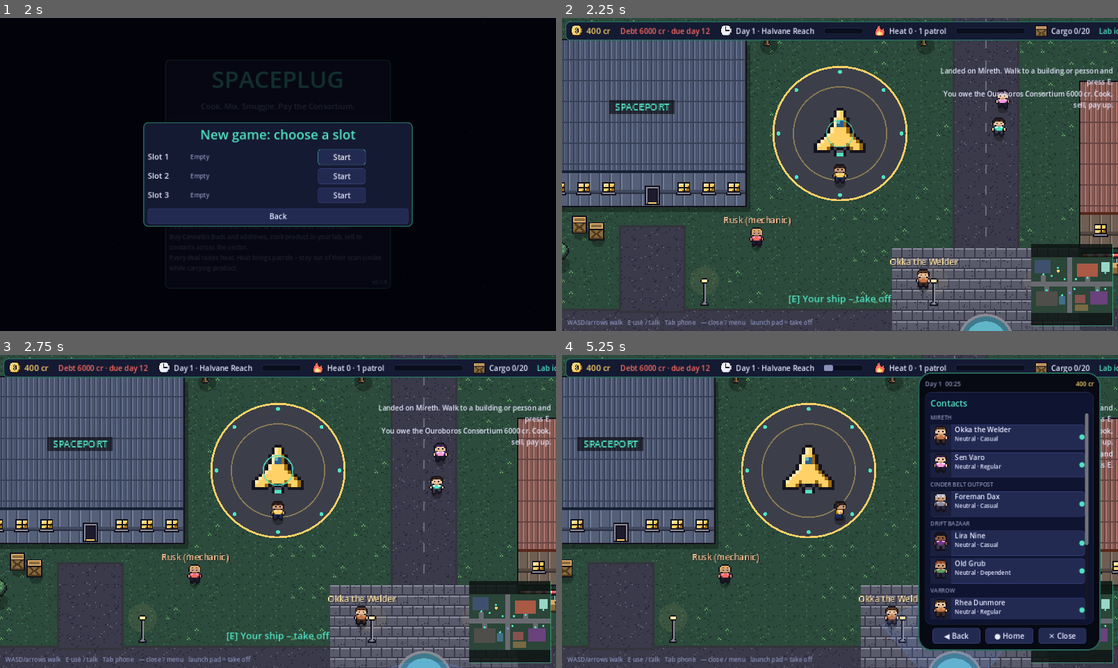
Above: before the commit, frames 1-4 (two rows, left to right).
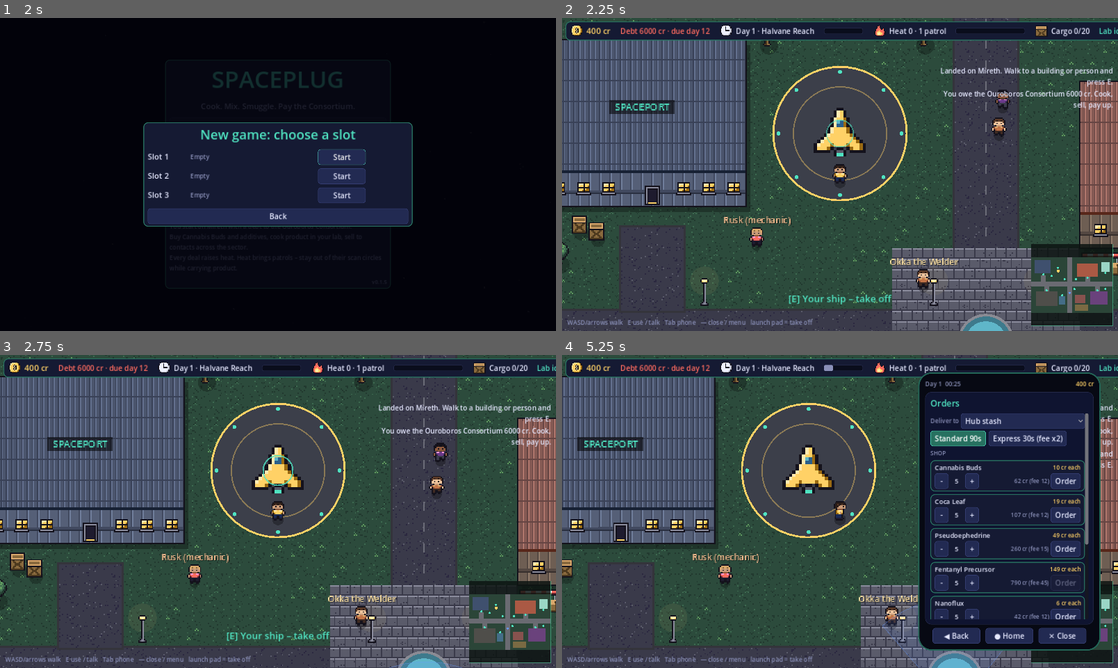
Above: after the commit, the same moments.

Repository: EyaLinus/Spaceplug2D
Game: Godot game, scene res://scenes/main.tscn
Same seed, same stepped clock (60 frames per second), same inputs: the game is played once before the commit and once after it.
Inputs (mouse positions are in pixels of both pictures, inside the frame that each line leads up to):
- Up to frame 1 (2 s): click "New game" at 0.5 s; click "New game" at 1.25 s
- Up to frame 2 (2.25 s): click "Start" at 2 s
- Up to frame 3 (2.75 s): no input
- Up to frame 4 (5.25 s): tap E (interact) at 2.75 s; move the mouse to (962, 495) at 2.77 s; hold D (move_right) 2.78-3.5 s; hold E (interact) 2.78-3.5 s; click (962, 495) at 2.92 s; tap Tab (phone) at 3.05 s; click (1006, 436) at 3.52 s; click (1023, 420) at 4.25 s, where only the run after the commit has a clickable "Hub stash"; click (956, 439) at 5 s, where only the run after the commit has a clickable "Standard 90s"

Frame 1 is identical in both runs. In frame 2, 0.1% of the frame differs, in the area x 77-81%, y 23-38%; in frame 3, 0.1%; in frame 4, 13%, in the area x 66-95%, y 14-85%.

Commit message:
feat(phone): Market & Orders app with delivery to stash or estate (A3)
Co-Authored-By: Claude Sonnet 5.5 <noreply@anthropic.com>
Claude-Session: https://claude.ai/code/session_018X6QsNyzucqLZA8xJxAqWR

Diff:
--- a/data/content.json
+++ b/data/content.json
@@ -246,5 +246,10 @@
     "refiner": {"cost": 550, "size": [2, 2]},
     "pack_table": {"cost": 250, "size": [2, 1]}
   },
+  "orders": {
+    "markup": 0.35, "fee_pct": 0.06, "fee_min": 12, "express_fee_mult": 2.0,
+    "seconds": {"standard": 90, "express": 30}, "far_seconds": 60,
+    "max_qty": 40, "max_open": 6, "cancel_refund": 0.8
+  },
   "estate_refund": 0.5
 }
--- a/scripts/autoload/audio_manager.gd
+++ b/scripts/autoload/audio_manager.gd
@@ -91,7 +91,7 @@
 		"docked": play("dock")
 		"undocked": play("undock")
 		"busted": play("bust")
-		"lab_done": play("lab_done")
+		"lab_done", "order_delivered": play("lab_done")
 		"upgraded": play("upgrade")
 
 
--- a/scripts/core/game.gd
+++ b/scripts/core/game.gd
@@ -9,6 +9,7 @@
 const Mixing = preload("res://scripts/core/mixing.gd")
 const Production = preload("res://scripts/core/production.gd")
 const People = preload("res://scripts/core/people.gd")
+const Orders = preload("res://scripts/core/orders.gd")
 const SAVE_VERSION := 1
 
 var data: Dictionary
@@ -33,6 +34,10 @@
 var state: String = "playing"  ## playing | won | lost
 var stats: Dictionary = {"earned": 0, "units_sold": 0, "busts": 0, "batches": 0}
 var estates: Dictionary = {}  ## owned estate id -> {"buildings": [{"id": station id, "x": int, "y": int}]}
+var orders: Array = []  ## open phone orders in transit (see orders.gd)
+var order_seq: int = 0
+var estate_stock: Dictionary = {}  ## estate id -> item -> qty delivered there, unloaded by collect_stash() inside
+var orders_unseen: int = 0  ## deliveries since the Orders app was last opened (runtime only)
 var inside_estate: String = ""  ## owned estate the player is standing in (runtime only): cooking happens there
 
 
@@ -58,6 +63,10 @@
 	state = "playing"
 	stats = {"earned": 0, "units_sold": 0, "busts": 0, "batches": 0}
 	estates = {}
+	orders = []
+	order_seq = 0
+	estate_stock = {}
+	orders_unseen = 0
 	demand = {}
 	for loc in data.locations:
 		demand[loc] = {}
@@ -228,6 +237,7 @@
 	_set_heat(heat - decay)
 	_tick_lab(dt)
 	_tick_demand(dt)
+	Orders.tick(self)
 	while day_time >= day_seconds():
 		day_time -= day_seconds()
 		_new_day()
@@ -436,6 +446,8 @@
 func collect_stash() -> Dictionary:
 	if not lab_here():
 		return _fail("Your stash is at the hub.")
+	if estates.has(inside_estate):
+		Orders.unload_estate(self, inside_estate)
 	if stash.is_empty():
 		return _fail("Stash is empty.")
 	var moved := 0
@@ -635,6 +647,7 @@
 		"lab_queue": lab_queue.duplicate(true), "demand": demand.duplicate(true),
 		"contact_ready_at": contact_ready_at.duplicate(), "people": people.duplicate(true), "upgrades": upgrades.duplicate(),
 		"state": state, "stats": stats.duplicate(), "rng_state": str(rng.state), "estates": estates.duplicate(true),
+		"orders": orders.duplicate(true), "order_seq": order_seq, "estate_stock": estate_stock.duplicate(true),
 	}
 
 
@@ -675,6 +688,7 @@
 			for b in d.estates[e].get("buildings", []):
 				list.append({"id": str(b.id), "x": int(b.x), "y": int(b.y)})
 			estates[e] = {"buildings": list}
+	Orders.from_save(self, d)
 	if d.has("rng_state"):
 		rng.state = int(d.rng_state)
 
--- /dev/null
+++ b/scripts/core/orders.gd
@@ -0,0 +1,152 @@
+extends RefCounted
+## Market & Orders (phone app): order raws and additives from anywhere, pay cost + delivery fee up front, goods
+## arrive after a delivery time in the hub stash or in an estate you own. Walk-in markets stay cheaper (no markup,
+## no fee). Rules in content.json "orders"; state on Game: `orders` (open), `estate_stock` (estate id -> item -> qty),
+## `orders_unseen` (deliveries since the phone app was last opened, runtime only). Pure functions on a Game.
+##
+## order = {id, item, qty, dest ("stash" or estate id), due (Game.total_time), cost, fee, express}
+
+
+static func rules(g) -> Dictionary:
+	return g.data.get("orders", {})
+
+
+## Everything that can be ordered: raws first, then additives. [{item, name, kind}]
+static func catalog(g) -> Array:
+	var r: Array = []
+	for k in g.data.raws:
+		r.append({"item": k, "name": g.data.raws[k].name, "kind": "raw"})
+	for k in g.data.additives:
+		r.append({"item": k, "name": g.data.additives[k].name, "kind": "additive"})
+	return r
+
+
+## Phone unit price: the cheapest walk-in price anywhere plus the markup. -1 for unknown items.
+static func unit_price(g, item: String) -> int:
+	var best := -1
+	for loc in g.data.locations:
+		var p: int = g.buy_price(item, loc)
+		if p >= 0 and (best < 0 or p < best):
+			best = p
+	if best < 0:
+		return -1
+	return maxi(best + 1, int(ceil(best * (1.0 + float(rules(g).markup)))))
+
+
+## Where goods can be sent: the hub stash and every estate you own. [{id, name}]
+static func destinations(g) -> Array:
+	var r: Array = [{"id": "stash", "name": "Hub stash"}]
+	for e in g.estates:
+		r.append({"id": e, "name": g.data.estates[e].name})
+	return r
+
+
+static func dest_name(g, dest: String) -> String:
+	if dest == "stash":
+		return "Hub stash"
+	return str(g.data.estates.get(dest, {}).get("name", "Hub stash"))
+
+
+static func quote(g, item: String, qty: int, dest: String, express: bool) -> Dictionary:
+	var rl := rules(g)
+	var unit := unit_price(g, item)
+	if unit < 0:
+		return {"ok": false, "msg": "Not on the market."}
+	if qty <= 0:
+		return {"ok": false, "msg": "Nothing to order."}
+	if qty > int(rl.max_qty):
+		return {"ok": false, "msg": "At most %d per order." % int(rl.max_qty)}
+	if dest != "stash" and not g.estates.has(dest):
+		return {"ok": false, "msg": "You don't own that estate."}
+	var cost := unit * qty
+	var fee := maxi(int(rl.fee_min), int(ceil(cost * float(rl.fee_pct))))
+	var secs := float(rl.seconds.standard)
+	if express:
+		fee = int(ceil(fee * float(rl.express_fee_mult)))
+		secs = float(rl.seconds.express)
+	if dest != "stash" and g.loc_system(g.data.estates[dest].location) != g.loc_system(str(g.data.start.location)):
+		secs += float(rl.far_seconds)
+	return {"ok": true, "msg": "", "unit": unit, "cost": cost, "fee": fee, "total": cost + fee, "seconds": secs}
+
+
+static func place(g, item: String, qty: int, dest: String, express: bool) -> Dictionary:
+	if g.state != "playing":
+		return {"ok": false, "msg": "Game over."}
+	var q := quote(g, item, qty, dest, express)
+	if not q.ok:
+		return q
+	if g.orders.size() >= int(rules(g).max_open):
+		return {"ok": false, "msg": "Too many open orders (%d)." % int(rules(g).max_open)}
+	if q.total > g.credits:
+		return {"ok": false, "msg": "Not enough credits."}
+	g.credits -= q.total
+	g.order_seq += 1
+	g.orders.append({
+		"id": g.order_seq, "item": item, "qty": qty, "dest": dest, "due": g.total_time + q.seconds,
+		"cost": q.cost, "fee": q.fee, "express": express,
+	})
+	g._emit("ordered", {"item": item, "qty": qty, "dest": dest, "total": q.total})
+	return {"ok": true, "msg": "Ordered %d %s for %d cr (fee %d), arrives in %ds." % [qty, g.item_name(item), q.total, q.fee, int(q.seconds)]}
+
+
+## Cancel an order in transit: the goods are refunded (cancel_refund), the fee is lost.
+static func cancel(g, id: int) -> Dictionary:
+	for i in g.orders.size():
+		if int(g.orders[i].id) == id:
+			var o: Dictionary = g.orders[i]
+			var back := int(round(int(o.cost) * float(rules(g).cancel_refund)))
+			g.credits += back
+			g.orders.remove_at(i)
+			g._emit("order_cancelled", {"id": id})
+			return {"ok": true, "msg": "Order cancelled, %d cr refunded." % back}
+	return {"ok": false, "msg": "No such order."}
+
+
+## Called from Game.tick: hands over everything that is due.
+static func tick(g) -> void:
+	if g.orders.is_empty():
+		return
+	var rest: Array = []
+	for o in g.orders:
+		if float(o.due) > g.total_time:
+			rest.append(o)
+			continue
+		var dest := str(o.dest)
+		var bag: Dictionary = g.stash
+		if dest != "stash" and g.estates.has(dest):
+			if not g.estate_stock.has(dest):
+				g.estate_stock[dest] = {}
+			bag = g.estate_stock[dest]
+		else:
+			dest = "stash"
+		g._add(bag, str(o.item), int(o.qty))
+		g.orders_unseen += 1
+		g._emit("order_delivered", {"item": o.item, "qty": int(o.qty), "dest": dest})
+	g.orders = rest
+
+
+## Moves the stock waiting in an estate into the hub stash so collect_stash() can load it (you must stand inside).
+static func unload_estate(g, estate_id: String) -> void:
+	var bag: Dictionary = g.estate_stock.get(estate_id, {})
+	for k in bag.keys():
+		g._add(g.stash, k, int(bag[k]))
+	g.estate_stock.erase(estate_id)
+
+
+static func from_save(g, d: Dictionary) -> void:
+	g.orders = []
+	for o in d.get("orders", []):
+		var item := str(o.get("item", ""))
+		if g.data.raws.has(item) or g.data.additives.has(item):
+			g.orders.append({
+				"id": int(o.id), "item": item, "qty": int(o.qty), "dest": str(o.dest), "due": float(o.due),
+				"cost": int(o.cost), "fee": int(o.fee), "express": bool(o.get("express", false)),
+			})
+	g.order_seq = int(d.get("order_seq", 0))
+	for o in g.orders:
+		g.order_seq = maxi(g.order_seq, int(o.id))
+	g.estate_stock = {}
+	var es: Dictionary = d.get("estate_stock", {})
+	for e in es:
+		if g.estates.has(e):
+			g.estate_stock[e] = g._int_dict(es[e])
--- a/scripts/ui/hud.gd
+++ b/scripts/ui/hud.gd
@@ -178,6 +178,8 @@
 	match kind:
 		"lab_done":
 			show_toast("Lab: %d × %s ready in your stash." % [p.qty, g.item_name(p.product)])
+		"order_delivered":
+			show_toast("Delivery: %d × %s arrived (%s)." % [p.qty, g.item_name(p.item), "stash" if p.dest == "stash" else g.data.estates[p.dest].name])
 		"new_day":
 			show_toast("Day %d begins. %d days until the Consortium collects." % [p.day, maxi(0, g.debt_due_day - p.day + 1)] if g.debt > 0 else "Day %d begins." % p.day)
 		"rumour":
--- /dev/null
+++ b/scripts/ui/phone/apps/orders_app.gd
@@ -0,0 +1,160 @@
+extends "res://scripts/ui/phone/phone_app.gd"
+## Market & Orders: order raws and additives from anywhere. Pick a destination (hub stash or an owned estate) and
+## standard or express delivery, set the amount per item and order. Open orders show a countdown and can be
+## cancelled. Rules and numbers live in scripts/core/orders.gd and content.json "orders".
+
+const Orders = preload("res://scripts/core/orders.gd")
+
+var _dest := "stash"
+var _express := false
+var _qty := {}  ## item -> amount selected
+var _notice := ""
+
+
+func _init() -> void:
+	id = "orders"
+	title = "Orders"
+	icon = "app_orders"
+	tint = Color("#f2b84b")
+
+
+func badge(g) -> int:
+	return g.orders_unseen
+
+
+func home(g, _phone) -> Control:
+	g.orders_unseen = 0
+	if not g.estates.has(_dest) and _dest != "stash":
+		_dest = "stash"
+	var v := VBoxContainer.new()
+	v.add_theme_constant_override("separation", 6)
+	v.add_child(_options(g))
+	if _notice != "":
+		var n := UI.label(_notice, 13, UI.WARN)
+		n.name = "OrdersNotice"
+		n.autowrap_mode = TextServer.AUTOWRAP_WORD_SMART
+		v.add_child(n)
+	if not g.orders.is_empty():
+		v.add_child(UI.label("IN TRANSIT", 13, UI.MUTED))
+		for o in g.orders:
+			v.add_child(_order_row(g, o))
+	v.add_child(UI.label("SHOP", 13, UI.MUTED))
+	for e in Orders.catalog(g):
+		v.add_child(_shop_row(g, e))
+	var tip := UI.label("Walk-in markets are cheaper but you have to be there.", 12, UI.MUTED)
+	tip.autowrap_mode = TextServer.AUTOWRAP_WORD_SMART
+	v.add_child(tip)
+	return v
+
+
+func _options(g) -> Control:
+	var box := VBoxContainer.new()
+	box.add_theme_constant_override("separation", 4)
+	var row := HBoxContainer.new()
+	row.add_child(UI.label("Deliver to", 14, UI.MUTED))
+	var ob := OptionButton.new()
+	ob.name = "OrdersDest"
+	ob.size_flags_horizontal = Control.SIZE_EXPAND_FILL
+	var sel := 0
+	var dests := Orders.destinations(g)
+	for i in dests.size():
+		ob.add_item(dests[i].name, i)
+		ob.set_item_metadata(i, dests[i].id)
+		if dests[i].id == _dest:
+			sel = i
+	ob.select(sel)
+	ob.item_selected.connect(func(i):
+		_dest = str(ob.get_item_metadata(i))
+		_notice = ""
+		_refresh_soon())
+	row.add_child(ob)
+	box.add_child(row)
+	var speed := HBoxContainer.new()
+	speed.add_theme_constant_override("separation", 6)
+	var rl := Orders.rules(g)
+	var std := UI.button("Standard %ds" % int(rl.seconds.standard), func():
+		_express = false
+		_refresh_soon(), 0)
+	std.name = "OrdersStandard"
+	std.toggle_mode = true
+	std.button_pressed = not _express
+	var expb := UI.button("Express %ds (fee x%s)" % [int(rl.seconds.express), str(rl.express_fee_mult)], func():
+		_express = true
+		_refresh_soon(), 0)
+	expb.name = "OrdersExpress"
+	expb.toggle_mode = true
+	expb.button_pressed = _express
+	speed.add_child(std)
+	speed.add_child(expb)
+	box.add_child(speed)
+	return box
+
+
+func _shop_row(g, e: Dictionary) -> Control:
+	var item: String = e.item
+	var n: int = clampi(int(_qty.get(item, 5)), 1, int(Orders.rules(g).max_qty))
+	_qty[item] = n
+	var q := Orders.quote(g, item, n, _dest, _express)
+	var panel := PanelContainer.new()
+	var col := VBoxContainer.new()
+	col.add_theme_constant_override("separation", 2)
+	panel.add_child(col)
+	var top := HBoxContainer.new()
+	var name_l := UI.label(e.name, 15)
+	name_l.size_flags_horizontal = Control.SIZE_EXPAND_FILL
+	top.add_child(name_l)
+	top.add_child(UI.label("%d cr each" % Orders.unit_price(g, item), 13, UI.GOLD))
+	col.add_child(top)
+	var bot := HBoxContainer.new()
+	bot.add_theme_constant_override("separation", 4)
+	var minus := UI.button("-", func():
+		_qty[item] = maxi(1, int(_qty[item]) - (5 if Input.is_key_pressed(KEY_SHIFT) else 1))
+		_refresh_soon(), 32)
+	minus.name = "OrderMinus_" + item
+	bot.add_child(minus)
+	var cnt := UI.label(str(n), 15)
+	cnt.custom_minimum_size.x = 30
+	cnt.horizontal_alignment = HORIZONTAL_ALIGNMENT_CENTER
+	bot.add_child(cnt)
+	var plus := UI.button("+", func():
+		_qty[item] = mini(int(Orders.rules(g).max_qty), int(_qty[item]) + (5 if Input.is_key_pressed(KEY_SHIFT) else 1))
+		_refresh_soon(), 32)
+	plus.name = "OrderPlus_" + item
+	bot.add_child(plus)
+	var tot := UI.label(("%d cr (fee %d)" % [q.total, q.fee]) if q.ok else str(q.msg), 13, UI.MUTED)
+	tot.size_flags_horizontal = Control.SIZE_EXPAND_FILL
+	tot.horizontal_alignment = HORIZONTAL_ALIGNMENT_RIGHT
+	bot.add_child(tot)
+	var buy := UI.button("Order", func():
+		var r := Orders.place(g, item, int(_qty[item]), _dest, _express)
+		_notice = str(r.msg)
+		AudioManager.play("buy" if r.ok else "error")
+		_refresh_soon(), 64)
+	buy.name = "Order_" + item
+	buy.disabled = not q.ok or int(q.total) > g.credits
+	bot.add_child(buy)
+	col.add_child(bot)
+	return panel
+
+
+func _order_row(g, o: Dictionary) -> Control:
+	var row := HBoxContainer.new()
+	row.name = "Transit_%d" % int(o.id)
+	row.add_theme_constant_override("separation", 6)
+	var left := maxi(0, int(ceil(float(o.due) - g.total_time)))
+	var l := UI.label("%d x %s -> %s%s" % [int(o.qty), g.item_name(o.item), Orders.dest_name(g, o.dest), " (express)" if o.express else ""], 13)
+	l.size_flags_horizontal = Control.SIZE_EXPAND_FILL
+	l.autowrap_mode = TextServer.AUTOWRAP_WORD_SMART
+	row.add_child(l)
+	row.add_child(UI.label("%ds" % left, 13, UI.ACCENT))
+	var c := UI.button("Cancel", func():
+		_notice = str(Orders.cancel(g, int(o.id)).msg)
+		_refresh_soon(), 0)
+	c.name = "OrderCancel_%d" % int(o.id)
+	row.add_child(c)
+	return row
+
+
+## Screens rebuild after a game event; most clicks change only local state, so ask the phone to redraw.
+func _refresh_soon() -> void:
+	EventBus.game_event.emit("orders_ui", {})
--- a/scripts/ui/phone/registry.gd
+++ b/scripts/ui/phone/registry.gd
@@ -3,6 +3,7 @@
 
 const APPS := [
 	preload("res://scripts/ui/phone/apps/contacts_app.gd"),
+	preload("res://scripts/ui/phone/apps/orders_app.gd"),
 ]
 
 
--- a/tests/run_tests.gd
+++ b/tests/run_tests.gd
@@ -7,6 +7,7 @@
 const Mixing = preload("res://scripts/core/mixing.gd")
 const Production = preload("res://scripts/core/production.gd")
 const People = preload("res://scripts/core/people.gd")
+const Orders = preload("res://scripts/core/orders.gd")
 const ArtReg = preload("res://scripts/core/art.gd")
 
 var data: Dictionary
@@ -22,6 +23,8 @@
 		"test_art_registry",
 		"test_police_on_foot",
 		"test_estates",
+		"test_orders",
+		"test_orders_save",
 		"test_mixing_rules",
 		"test_buy_and_cargo_limit",
 		"test_lab_batch",
@@ -269,6 +272,100 @@
 	check(not g.lab_here(), "outside the estate no lab")
 
 
+func test_orders() -> void:
+	var rules: Dictionary = data.orders
+	for k in ["markup", "fee_pct", "fee_min", "express_fee_mult", "seconds", "far_seconds", "max_qty", "max_open", "cancel_refund"]:
+		check(rules.has(k), "orders rule %s exists" % k)
+	check(float(rules.seconds.express) < float(rules.seconds.standard), "express is faster")
+	var g := new_game()
+	g.credits = 5000
+	var cat: Array = Orders.catalog(g)
+	check(cat.size() == data.raws.size() + data.additives.size(), "catalog lists every raw and additive")
+	for e in cat:
+		var walk_in := 999999
+		for loc in data.locations:
+			var p: int = g.buy_price(e.item, loc)
+			if p >= 0:
+				walk_in = mini(walk_in, p)
+		check(Orders.unit_price(g, e.item) > walk_in, "%s is dearer by phone than walking in" % e.item)
+	check(Orders.unit_price(g, "nope") < 0, "unknown item has no price")
+	var q: Dictionary = Orders.quote(g, "cannabis", 10, "stash", false)
+	check(q.ok and q.total == q.cost + q.fee and q.fee >= int(rules.fee_min), "quote adds a fee: %s" % [q])
+	var qx: Dictionary = Orders.quote(g, "cannabis", 10, "stash", true)
+	check(qx.fee > q.fee and qx.seconds < q.seconds, "express costs more and arrives sooner")
+	check(not Orders.quote(g, "cannabis", 0, "stash", false).ok, "zero quantity refused")
+	check(not Orders.quote(g, "cannabis", int(rules.max_qty) + 1, "stash", false).ok, "over max quantity refused")
+	check(not Orders.quote(g, "cannabis", 5, "cannery_annex", false).ok, "can't deliver to an estate you don't own")
+	check(not Orders.quote(g, "nope", 5, "stash", false).ok, "unknown item refused")
+	# order from anywhere (even in flight); the goods come later
+	g.location = ""
+	var before: int = g.credits
+	var r: Dictionary = Orders.place(g, "cannabis", 10, "stash", false)
+	check(r.ok and g.credits == before - q.total, "ordering charges cost + fee")
+	check(g.orders.size() == 1 and g.stash.get("cannabis", 0) == 0, "goods are not there yet")
+	g.tick(float(rules.seconds.standard) - 1.0)
+	check(g.orders.size() == 1, "still in transit")
+	g.tick(2.0)
+	check(g.orders.is_empty() and g.stash.get("cannabis", 0) == 10, "delivered to the stash")
+	check(g.orders_unseen == 1, "delivery counted as unseen")
+	# estate delivery lands in the estate, collected when you stand inside
+	g.credits = 20000
+	g.location = "mireth"
+	g.buy_estate("cannery_annex")
+	g.location = ""
+	check(Orders.destinations(g).size() == 2, "stash plus the owned estate")
+	var far: Dictionary = Orders.quote(g, "nanoflux", 5, "cannery_annex", false)
+	check(far.ok, "estate destination accepted")
+	check(Orders.place(g, "nanoflux", 5, "cannery_annex", true).ok, "order to the estate")
+	g.tick(float(rules.seconds.express) + 1.0)
+	check(int(g.estate_stock.get("cannery_annex", {}).get("nanoflux", 0)) == 5, "arrived in the estate stock")
+	g.stash = {}
+	g.inside_estate = "cannery_annex"
+	check(g.collect_stash().ok and g.cargo.get("nanoflux", 0) == 5 and g.estate_stock.get("cannery_annex", {}).is_empty(), "collect unloads the estate stock into the hold")
+	g.inside_estate = ""
+	# limits, funds, cancel
+	g.credits = 5
+	check(not Orders.place(g, "cannabis", 10, "stash", false).ok, "not enough credits")
+	g.credits = 5000
+	for i in int(rules.max_open):
+		check(Orders.place(g, "nanoflux", 1, "stash", false).ok, "order %d" % i)
+	check(not Orders.place(g, "nanoflux", 1, "stash", false).ok, "too many open orders")
+	var first: Dictionary = g.orders[0]
+	before = g.credits
+	check(Orders.cancel(g, int(first.id)).ok and g.orders.size() == int(rules.max_open) - 1, "cancel removes the order")
+	check(g.credits == before + int(round(int(first.cost) * float(rules.cancel_refund))), "cancel refunds the goods minus the fee")
+	check(not Orders.cancel(g, 9999).ok, "unknown order can't be cancelled")
+
+
+func test_orders_save() -> void:
+	var g := new_game()
+	g.credits = 5000
+	Orders.place(g, "cannabis", 6, "stash", false)
+	g.estates["cannery_annex"] = {"buildings": []}
+	g.estate_stock = {"cannery_annex": {"nanoflux": 3}}
+	var json := JSON.stringify(g.to_dict())
+	var h := Game.new()
+	h.from_dict(data, JSON.parse_string(json))
+	check(h.orders.size() == 1 and int(h.orders[0].qty) == 6 and h.orders[0].dest == "stash", "open orders survive save/load")
+	check(int(h.estate_stock.cannery_annex.nanoflux) == 3, "estate stock survives save/load")
+	check(JSON.stringify(h.to_dict()) == json, "save with orders is stable")
+	h.tick(500.0)
+	check(h.stash.get("cannabis", 0) == 6, "restored order still delivers")
+	var d := new_game().to_dict()
+	d.erase("orders")
+	d.erase("estate_stock")
+	var old := Game.new()
+	old.from_dict(data, d)
+	check(old.orders.is_empty() and old.estate_stock.is_empty(), "old saves load without orders")
+	# a saved order for an estate that no longer exists is dropped, goods go to the stash
+	var d2 := new_game().to_dict()
+	d2.orders = [{"id": 1, "item": "cannabis", "qty": 2, "dest": "ghost_estate", "due": 5.0, "cost": 20, "fee": 12, "express": false}]
+	var h2 := Game.new()
+	h2.from_dict(data, d2)
+	h2.tick(10.0)
+	check(h2.stash.get("cannabis", 0) == 2, "unknown destination falls back to the stash")
+
+
 func test_mixing_rules() -> void:
 	check(Mixing.traits_for(data, "weed", []) == ["glow"], "plain weed has glow")
 	# nanoflux turns glow into radiant and adds overclock
--- a/tools/ui_smoke.gd
+++ b/tools/ui_smoke.gd
@@ -121,6 +121,44 @@
 	await key(KEY_ESCAPE)
 	_assert(not m.phone.visible and not gs.paused, "Esc from home closes the phone without pausing")
 	step("com-phone contacts")
+
+	# Market & Orders: order from the phone, goods arrive after the delivery time, cancel refunds
+	var credits_start: int = g.credits
+	g.credits = maxi(g.credits, 500)
+	await key(KEY_TAB)
+	var otile: Button = m.phone.find_child("App_orders", true, false)
+	_assert(otile != null, "orders app tile")
+	otile.pressed.emit()
+	await frames(2)
+	_assert(m.phone.current_title() == "Orders", "orders app opens")
+	var plus: Button = m.phone.find_child("OrderPlus_cannabis", true, false)
+	plus.pressed.emit()
+	await frames(2)
+	var stash_before: int = int(g.stash.get("cannabis", 0))
+	var credits_before: int = g.credits
+	var obtn: Button = m.phone.find_child("Order_cannabis", true, false)
+	_assert(obtn != null and not obtn.disabled, "order button enabled")
+	obtn.pressed.emit()
+	await frames(2)
+	_assert(g.orders.size() == 1 and g.credits < credits_before, "order placed and paid")
+	_assert(m.phone.find_child("Transit_%d" % int(g.orders[0].id), true, false) != null, "order listed in transit")
+	g.tick(100.0)
+	await frames(2)
+	_assert(g.orders.is_empty() and int(g.stash.get("cannabis", 0)) == stash_before + 6, "delivery lands in the stash")
+	obtn = m.phone.find_child("Order_nanoflux", true, false)
+	obtn.pressed.emit()
+	await frames(2)
+	_assert(g.orders.size() == 1, "second order placed")
+	var cbtn: Button = m.phone.find_child("OrderCancel_%d" % int(g.orders[0].id), true, false)
+	cbtn.pressed.emit()
+	await frames(2)
+	_assert(g.orders.is_empty(), "order cancelled")
+	await key(KEY_ESCAPE)
+	await key(KEY_ESCAPE)
+	_assert(not m.phone.visible, "phone closes")
+	g.credits = credits_start
+	g.stash.erase("cannabis")
+	step("com-phone orders")
 
 	# police on foot: an officer looking at you while you carry product frisks and busts you
 	_assert(sf.officers.size() == g.police_on_foot(1.0) and sf.officers.size() > 0, "officers on Mireth")
Not shown, changed: PROGRESS.md
Not shown, changed: ROADMAP.md
Not shown, added: changelog.d/market-orders-app.md
